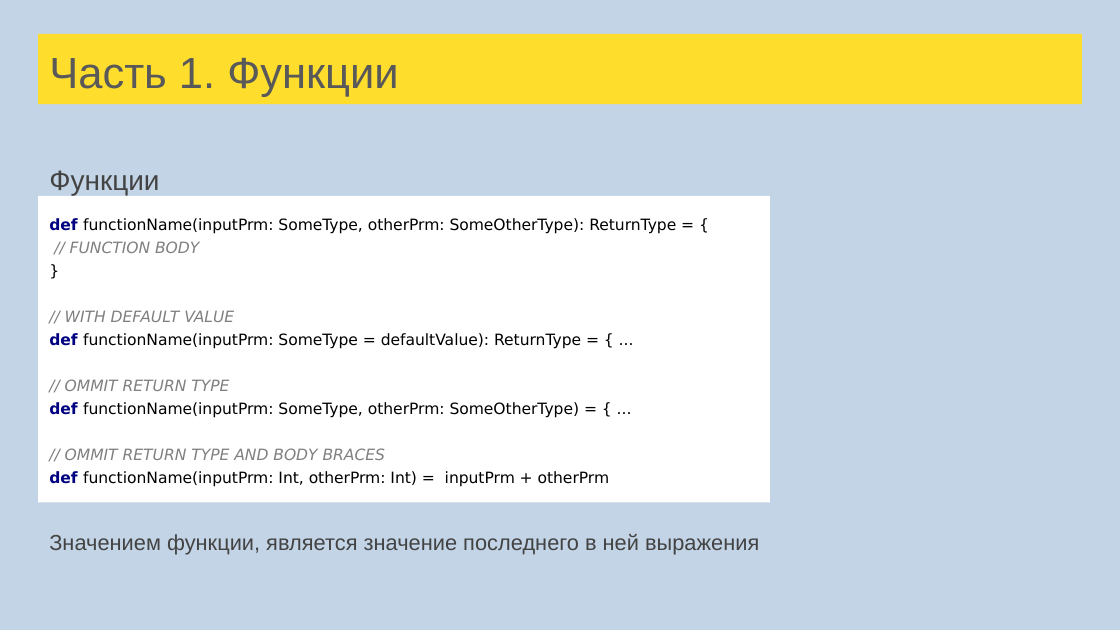
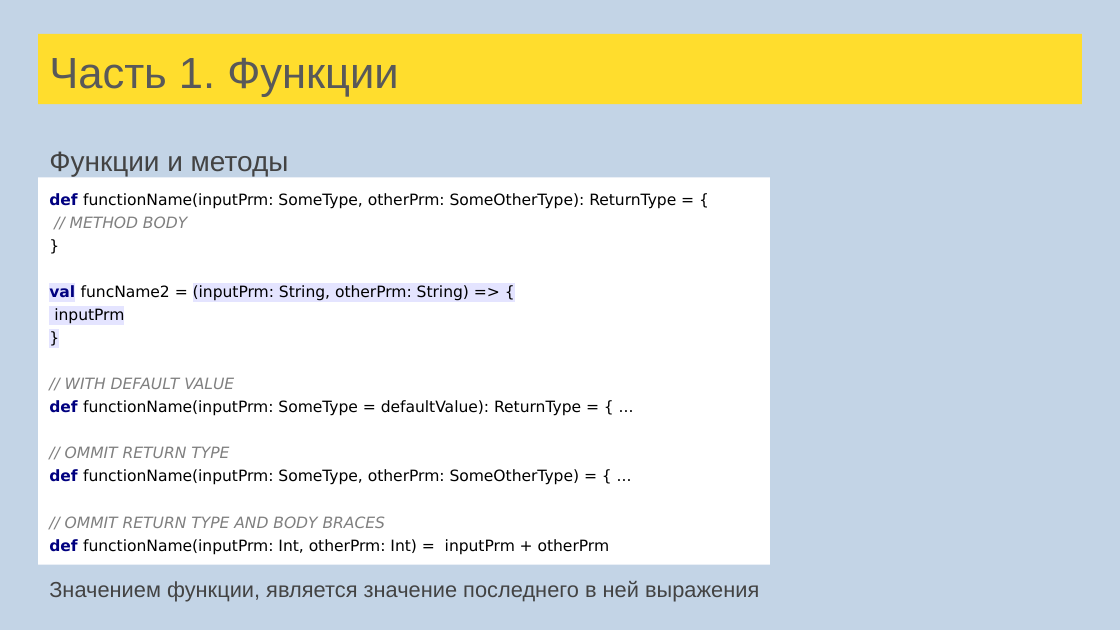
Before and after one commit to sergeypopov83/scala-school, a slide deck: slide 21 of src/main/resources/Лекции Scala для FinTech.pptx. Drawn at 1120x630 pixels with LibreOffice and Linux fonts; fonts in the diff are those of the drawing. Boxes give left, top, right and bottom in pixels: in the first picture for what was removed or moved away, otherwise in the second. Text is boxed around its words. In the diff, an @@ line names an element or a change of style, - is before the commit and + after.

```diff
--- a/src/main/resources/Лекции Scala для FinTech.pptx
+++ b/src/main/resources/Лекции Scala для FinTech.pptx
@@ rectangle "def functionName(inputPrm: SomeType, otherPrm: SomeOtherType ...": place and size @@
-rectangle "def functionName(inputPrm: SomeType, otherPrm: SomeOtherType ..." at (38, 196, 769, 503)
+rectangle "def functionName(inputPrm: SomeType, otherPrm: SomeOtherType ..." at (38, 177, 769, 564)
@@ rectangle "def functionName(inputPrm: SomeType, otherPrm: SomeOtherType ..." at (38, 177, 769, 564): highlight none to #E4E4FF in "}" @@
@@ text at (49, 151, 289, 176): text changed @@
-Функции
+Функции и методы
@@ text in rectangle at (49, 216, 469, 324): text changed; text colour #808080 to #000000; italic off @@
-// FUNCTION BODY
+// METHOD BODY
+}
+val funcName2 = (inputPrm: String, otherPrm: String) => {
+inputPrm
@@ text "Значением функции, является значение последнего ...": place and size @@
-text "Значением функции, является значение последнего ..." at (49, 534, 759, 555)
+text "Значением функции, является значение последнего ..." at (49, 581, 759, 601)
```
Also in this commit, not shown: 3 other slides changed, 1 other file.
